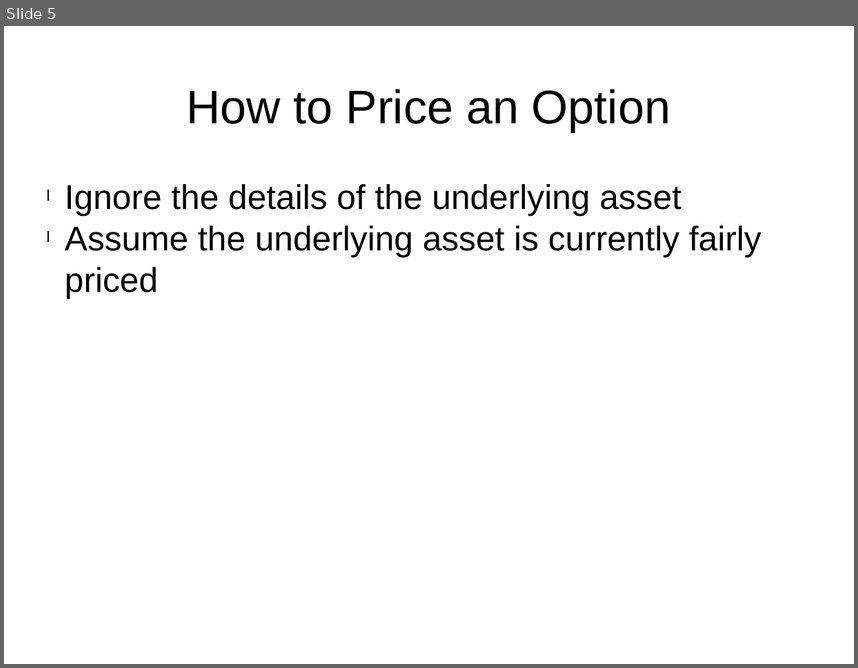
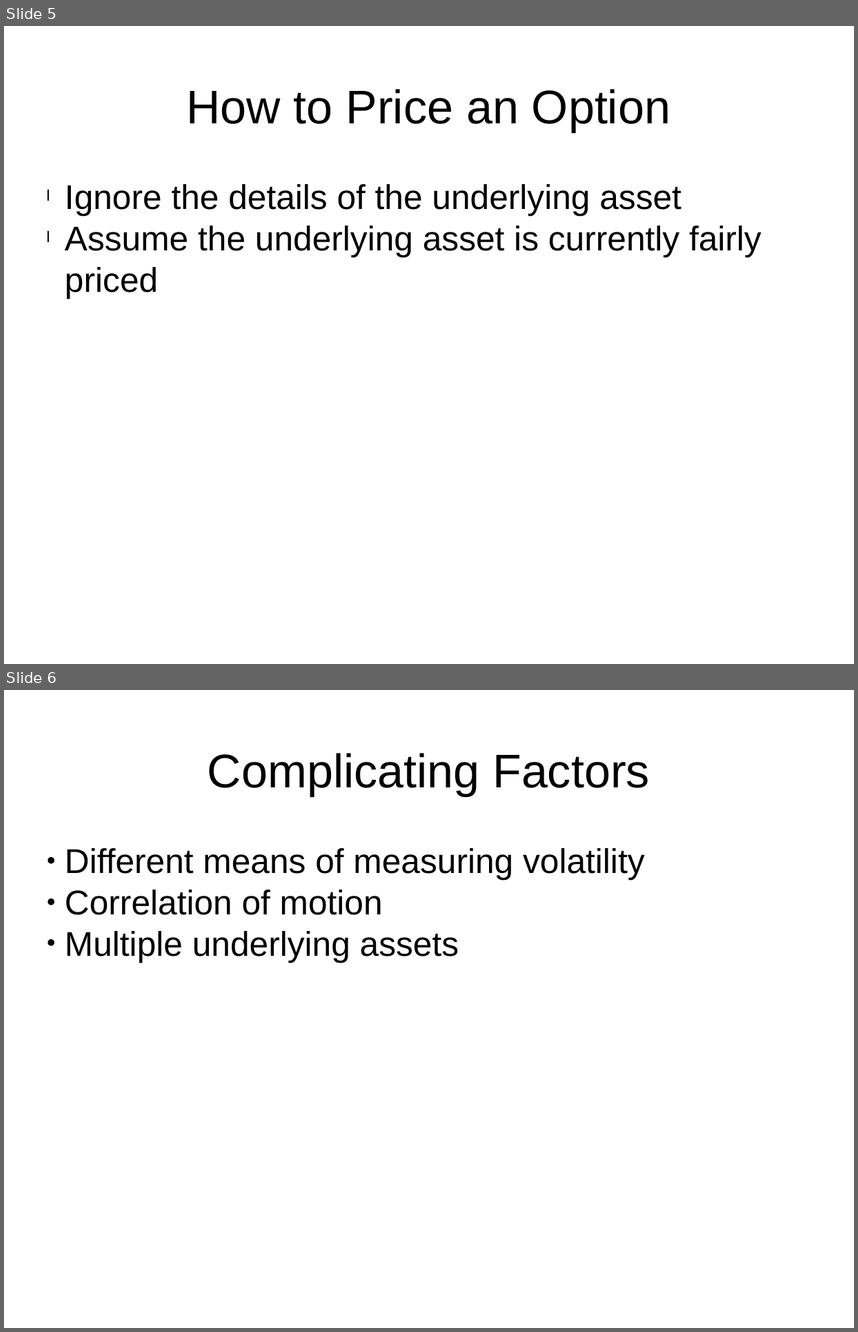
Before and after one commit to HaroldRKingsberg/MLMC, a slide deck: docs/final_presentation.pptx. Shown one above the other, each under a label of ours: slide 5 before the commit, slides 5 and 6 after it. The pictures are 858x668 and 858x1332 pixels, drawn with LibreOffice and Linux fonts; fonts in the diff are those of the drawing. Boxes give left, top, right and bottom in pixels: in the first picture for what was removed or moved away, otherwise in the second. Text is boxed around its words. In the diff, an @@ line names an element or a change of style, - is before the commit and + after.

```diff
--- a/docs/final_presentation.pptx
+++ b/docs/final_presentation.pptx
@@ slide 6 added at [4,690,854,1328], background #FFFFFF @@
@@ text added at [208,753,650,796], 44 pt, text #000000 @@
+Complicating Factors
@@ text added at [65,848,645,962], 32 pt, text #000000 @@
+● Different means of measuring volatility
+● Correlation of motion
+● Multiple underlying assets
```
Also in this commit, not shown: 1 slide changed, 5 other slides added, 1 slide removed.
